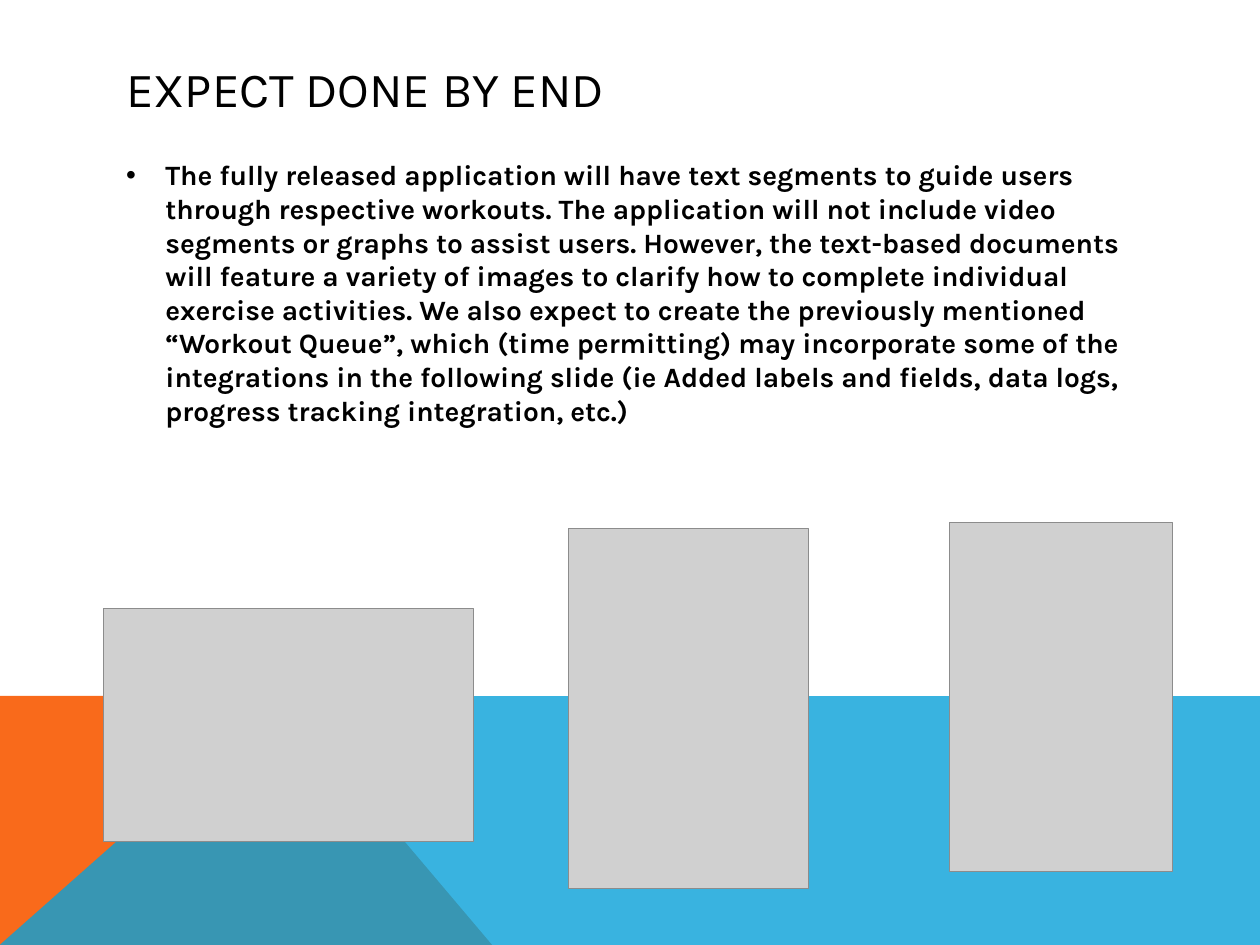
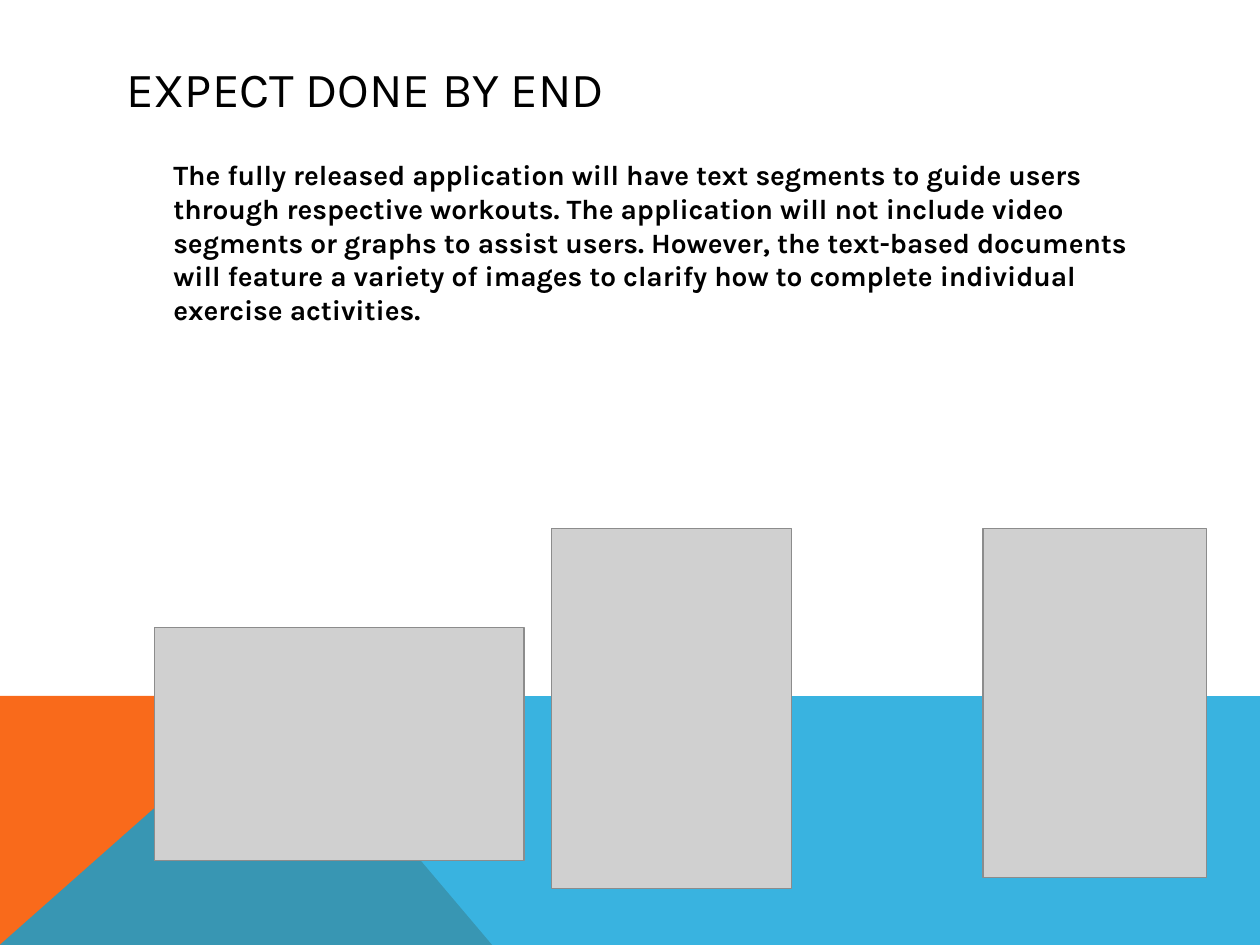
Before and after one commit to mea36/duca2012_group5, a slide deck: slide 4 of PrototypeDemoCurtis314.pptx (slide 6 before the commit). Drawn at 1260x945 pixels with LibreOffice and Linux fonts; fonts in the diff are those of the drawing; grey boxes stand for pictures. Boxes give left, top, right and bottom in pixels: in the first picture for what was removed or moved away, otherwise in the second. Text is boxed around its words. In the diff, an @@ line names an element or a change of style, - is before the commit and + after.

```diff
--- a/PrototypeDemoCurtis314.pptx
+++ b/PrototypeDemoCurtis314.pptx
@@ text at box(173, 165, 1127, 321): text changed @@
-• The fully released application will have text segments to guide users through respective workouts. The application will not include video segments or graphs to assist users. However, the text-based documents will feature a variety of images to clarify how to complete individual exercise activities. We also expect to create the previously mentioned “Workout Queue”, which (time permitting) may incorporate some of the integrations in the following slide (ie Added labels and fields, data logs, progress tracking integration, etc.)
+The fully released application will have text segments to guide users through respective workouts. The application will not include video segments or graphs to assist users. However, the text-based documents will feature a variety of images to clarify how to complete individual exercise activities.
@@ picture: place and size @@
-picture at box(568, 528, 808, 888)
+picture at box(552, 528, 791, 888)
@@ picture: place and size @@
-picture at box(949, 522, 1172, 871)
+picture at box(983, 528, 1206, 877)
@@ picture: place and size @@
-picture at box(103, 609, 472, 842)
+picture at box(154, 627, 523, 861)
```
Also in this commit, not shown: 4 other slides changed, 2 slides removed, 1 other file.
